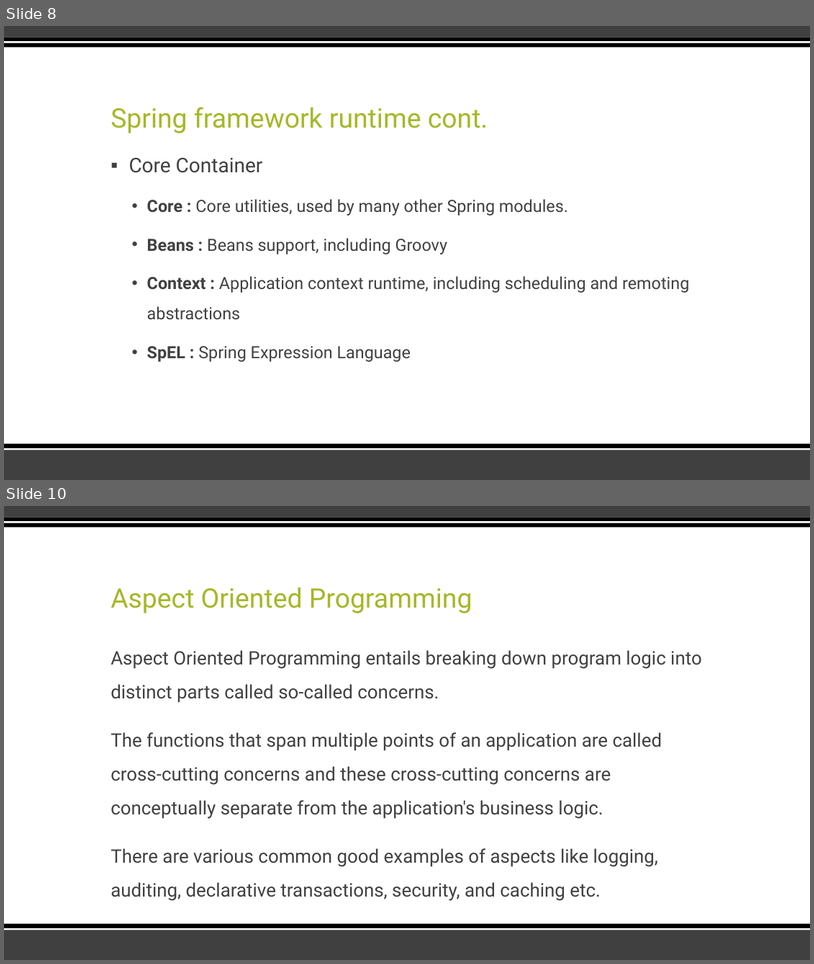
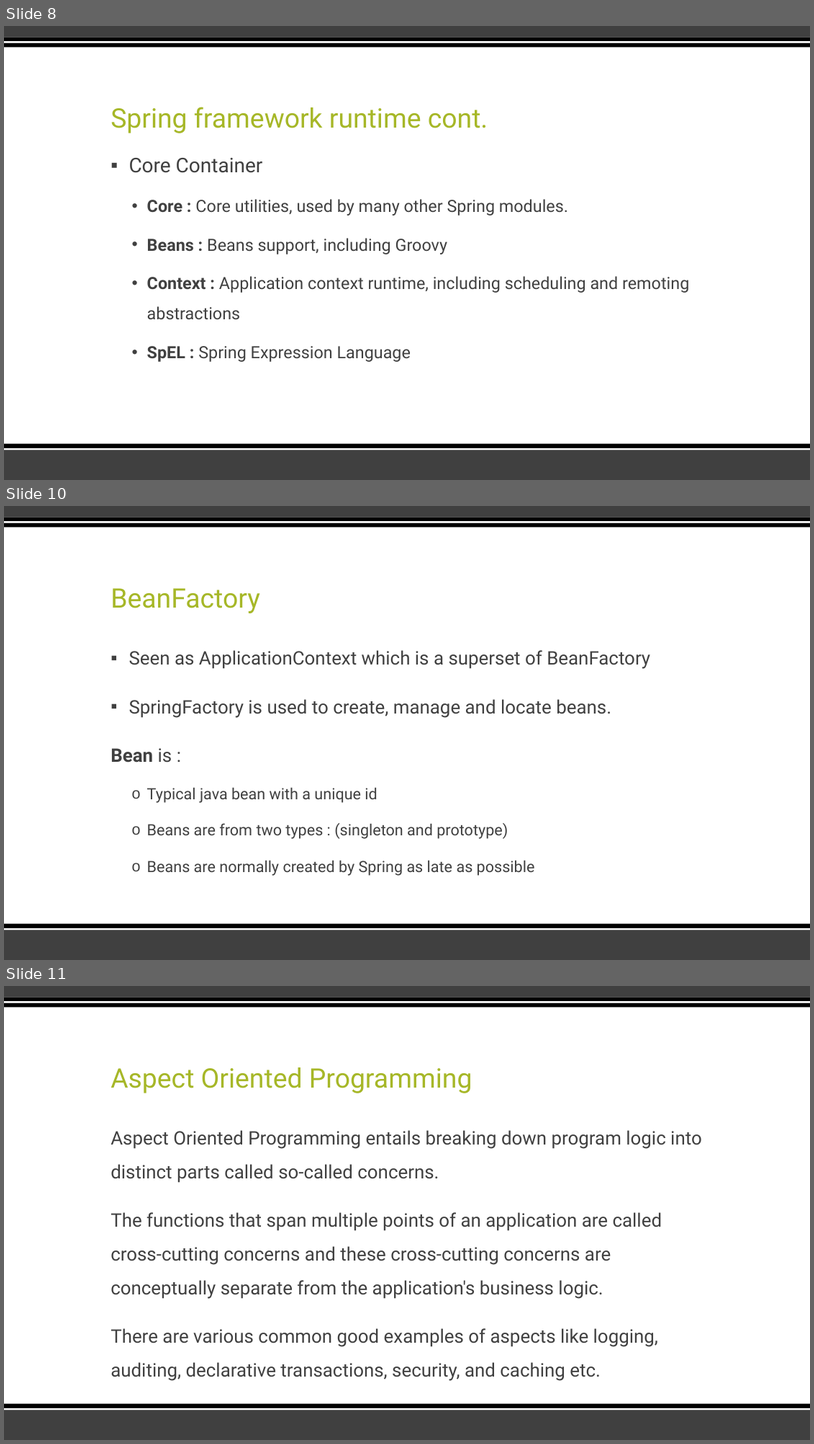
Before and after one commit to ShehataIbrahim/spring-workshop, a slide deck: doc/Spring.pptx. Shown one above the other, each under a label of ours: slides 8 and 10 before the commit, slides 8, 10 and 11 after it; the slides between them are not shown. The pictures are 814x964 and 814x1444 pixels, drawn with LibreOffice and Linux fonts; fonts in the diff are those of the drawing. Boxes give left, top, right and bottom in pixels: in the first picture for what was removed or moved away, otherwise in the second. Text is boxed around its words. In the diff, an @@ line names an element or a change of style, - is before the commit and + after.

```diff
--- a/doc/Spring.pptx
+++ b/doc/Spring.pptx
@@ slide 10 added at <box>4,506,810,960</box>, background #FFFFFF; not listed: 6 template elements that a slide beside it also shows @@
@@ title added at <box>111,588,260,613</box>, 32 pt, text #A6B727 @@
+BeanFactory
@@ text added at <box>111,650,651,875</box>, 18.5 pt, text #404040 @@
+▪ Seen as ApplicationContext which is a superset of BeanFactory
+▪ SpringFactory is used to create, manage and locate beans.
+Bean is :
+  o Typical java bean with a unique id
+  o Beans are from two types : (singleton and prototype)
+  o Beans are normally created by Spring as late as possible
@@ what was slide 10 is now slide 11 @@
```
Also in this commit, not shown: 1 slide changed, 18 other files.
